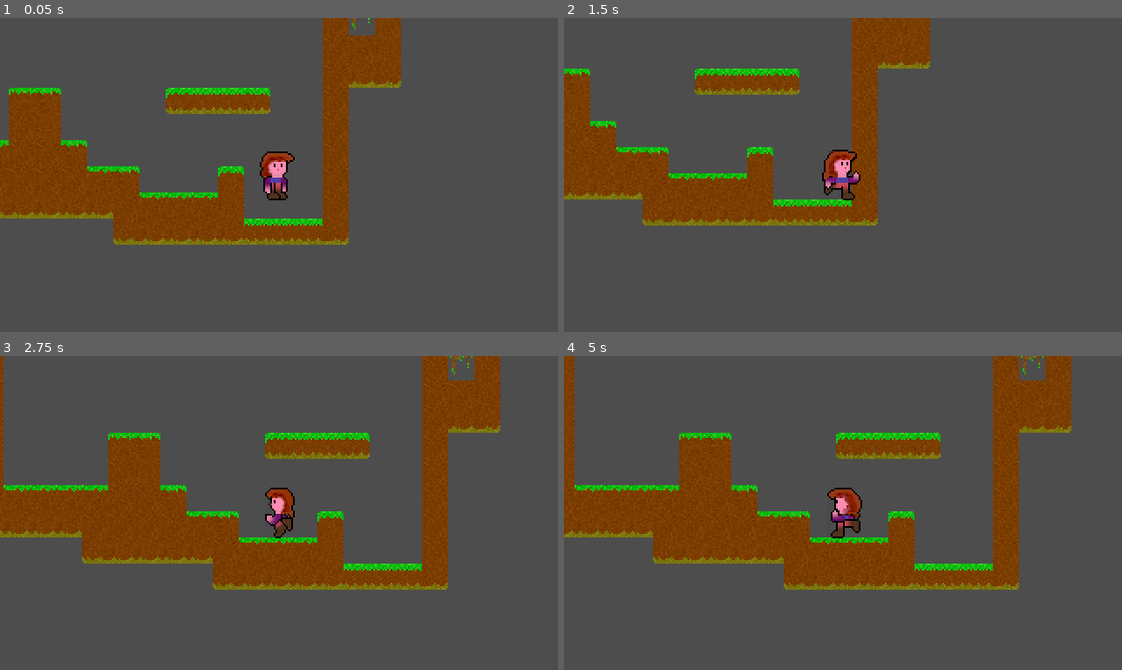
Above: before the commit, frames 1-4 (two rows, left to right).
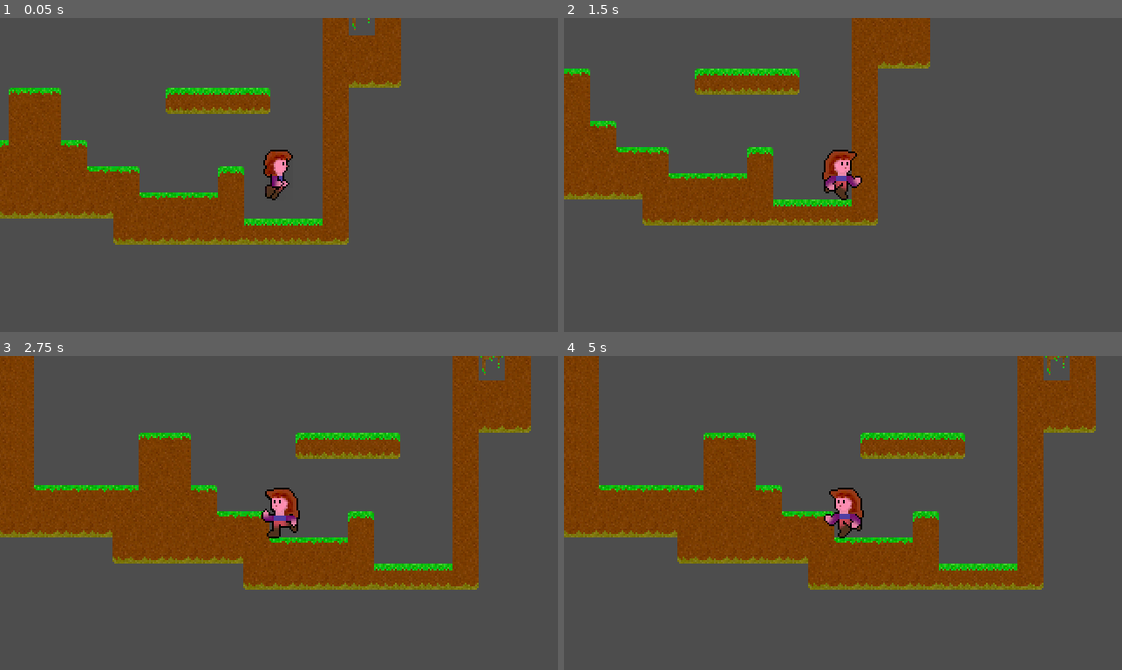
Above: after the commit, the same moments.

Repository: Teaching-myself-Godot/godot-zelia
Game: Godot game, scene res://world.tscn
The game is run twice, just before and just after one commit, with the same random seed, the same clock (stepped at 60 frames per second) and the same inputs.
Inputs (mouse positions are in pixels of both pictures, inside the frame that each line leads up to):
- Up to frame 1 (0.05 s): no input
- Up to frame 2 (1.5 s): tap Enter at 0.5 s; move the mouse to (965, 159) at 0.52 s; hold D (Run right) from 0.53 s (still down); click (965, 159) at 0.6 s; tap W (Jump) at 0.77, 0.8, 1.07, 1.35 s; move the mouse to (731, 190) at 1.27 s
- Up to frame 3 (2.75 s): tap W (Jump) at 1.52, 1.82, 2.3 s; click (167, 528) at 1.55 s; move the mouse to (334, 443) at 2.02 s; release D (Run right) at 2.03 s; hold A (Run left) from 2.03 s (still down); click (334, 443) at 2.1 s
- Up to frame 4 (5 s): move the mouse to (815, 575) at 2.77 s; release A (Run left) at 2.78 s; hold D (Run right) 2.78-4.28 s; click (815, 575) at 2.85 s; tap W (Jump) at 3.02, 3.32, 3.6, 3.77, 4.07, 4.52, 4.82 s; move the mouse to (1010, 560) at 3.52 s; move the mouse to (675, 465) at 4.27 s; hold A (Run left) from 4.28 s (still down); click (675, 465) at 4.35 s

The runs differ from the first frame. In frame 1, 0.5% of the frame differs, in the area x 46-53%, y 41-59%; in frame 2, 0.3%; in frame 3, 18%, in the area x 0-96%, y 0-75%; in frame 4, 16%.

Commit message:
adds casting sprites with left mouse button click.

Diff:
--- a/player/player.gd
+++ b/player/player.gd
@@ -1,36 +1,69 @@
 extends CharacterBody2D
 
 enum Orientation   { LEFT, RIGHT }
-enum MovementState { IDLE, RUNNING, AIRBORNE }
+enum MovementState { IDLE, RUNNING, AIRBORNE, CASTING }
 
-# I removed the exports for now, no debugging needed at the moment
 var movement_state : int
 var orientation    : int
+
+# and this the exact cast angle
+var cast_angle     : float
 
 # Get the gravity from the project settings so you can sync with rigid body nodes.
 # NOTE: I changed the default from 980 to 1300, Zelia jumps high yet falls fast.
 var gravity    = ProjectSettings.get_setting("physics/2d/default_gravity")
-# The most realistic speed for Zelia's feet
-var speed      = 120.0
-# Funnily the original game had jump_speed set to -4.0 and gravity to 13.0
+var speed      = 170.0
 var jump_speed = -400.0
 
-# No changes here
 func _ready():
 	movement_state = MovementState.IDLE
 	orientation    = Orientation.RIGHT
 	$AnimatedSprite2D.play()
 
-# Changed _process to _physics_process
+# Determine the casting sprite name based on the cast_angle
+func get_casting_sprite(deg) -> String:
+	var casting_left  = (deg > 120 and deg < 180) or (deg > -180 and deg < -120)
+	var casting_right = deg > -60  and deg < 60
+	var casting_up    = deg > -140 and deg < -20
+	var casting_down  = deg > 30   and deg < 150
+
+	if casting_up and (casting_right or casting_left):
+		return "casting_diag_up"
+	elif casting_down and (casting_right or casting_left):
+		return "casting_down"
+	elif casting_up:
+		return "casting_up"
+	elif casting_down:
+		return "casting_down"
+	else:
+		return "casting_forward"
+
 func _physics_process(delta):
 	# Apply the gravity.
 	velocity.y += gravity * delta
 
-	if Input.is_action_just_pressed("Mouse click"):
-		var vec = get_global_mouse_position() - position
-		print(rad_to_deg(vec.normalized().angle()))
-	# Update the MovementState based on the collisions observed
-	if movement_state == MovementState.AIRBORNE:
+	# Handle casting with left mouse button
+	if Input.is_action_pressed("Fireball button mouse"):
+		movement_state = MovementState.CASTING
+		# base the angle of casting on the position of the mouse
+		# relative to Zelia
+		cast_angle = (get_global_mouse_position() - position).normalized().angle()
+	elif is_on_floor():
+		movement_state = MovementState.IDLE
+	else:
+		movement_state = MovementState.AIRBORNE
+
+	# Update movement state, velocity and orientation based on the combo of
+	# her current movement state and environmental factors
+	if movement_state == MovementState.CASTING:
+		# She cannot run or move on x-axis in the air while casting
+		velocity.x = 0
+		# base her orientation on the angle of casting as well
+		if cast_angle > -(PI * 0.5) and cast_angle < PI * 0.5:
+			orientation = Orientation.RIGHT
+		else:
+			orientation = Orientation.LEFT
+	elif movement_state == MovementState.AIRBORNE:
 		# If she's airborne right now
 		if is_on_floor():
 			# .. and hits the floor, she's idle
@@ -46,7 +79,7 @@
 		else:
 			velocity.x = 0
 	else:
-		# Else we are not airborne right now
+		# Else we are neither casting nor airborne right now
 		if Input.is_action_pressed("Run right"):
 			# so we run right when run right is pressed
 			orientation = Orientation.RIGHT
@@ -62,19 +95,22 @@
 			velocity.x = 0
 			movement_state = MovementState.IDLE
 
-	# Handle Jump, only when on the floor
-	if Input.is_action_just_pressed("Jump") and is_on_floor():
-		$JumpSound.play()
-		movement_state = MovementState.AIRBORNE
-		velocity.y = jump_speed
+		# Handle Jump, only when on the floor
+		if Input.is_action_just_pressed("Jump") and is_on_floor():
+			$JumpSound.play()
+			movement_state = MovementState.AIRBORNE
+			velocity.y = jump_speed
 
-	# This code has not changed
+	# Determine sprite based on movement state
 	match (movement_state):
 		MovementState.RUNNING:
 			$AnimatedSprite2D.animation = "running"
 		# This was added
 		MovementState.AIRBORNE:
 			$AnimatedSprite2D.animation = "jumping"
+		MovementState.CASTING:
+			# when casting invoge get_casting_sprite
+			$AnimatedSprite2D.animation = get_casting_sprite(rad_to_deg(cast_angle))
 		_: # MovementState.IDLE
 			$AnimatedSprite2D.animation = "idle"
 
@@ -84,5 +120,5 @@
 	else:
 		$AnimatedSprite2D.flip_h = false
 
-	# Yet this is new
+	# Apply 2d physics engine's movement
 	move_and_slide()
